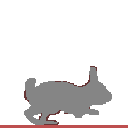
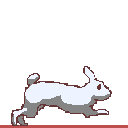
Revision of a layered 128x128 image; what changed, layer by layer:
added group "Group 4" with 3 layers in group "run" over [11, 66, 112, 126]
added layer "Layer 26" in group "Group 4" over [11, 66, 112, 126]
added layer "Layer 33" in group "Group 4" over [11, 66, 112, 126]
showed "Layer 15", moved it into group "Group 4" over [11, 66, 112, 126]
hid group "Group 3" (3 layers) over [19, 66, 112, 126]
painted on "Layer 25" over [19, 66, 112, 126]
hid group "Group 2" (3 layers) over [23, 66, 110, 126]
painted on "Layer 24" (2nd of 2, in "run" › "Group 2") over [94, 89, 98, 95]
